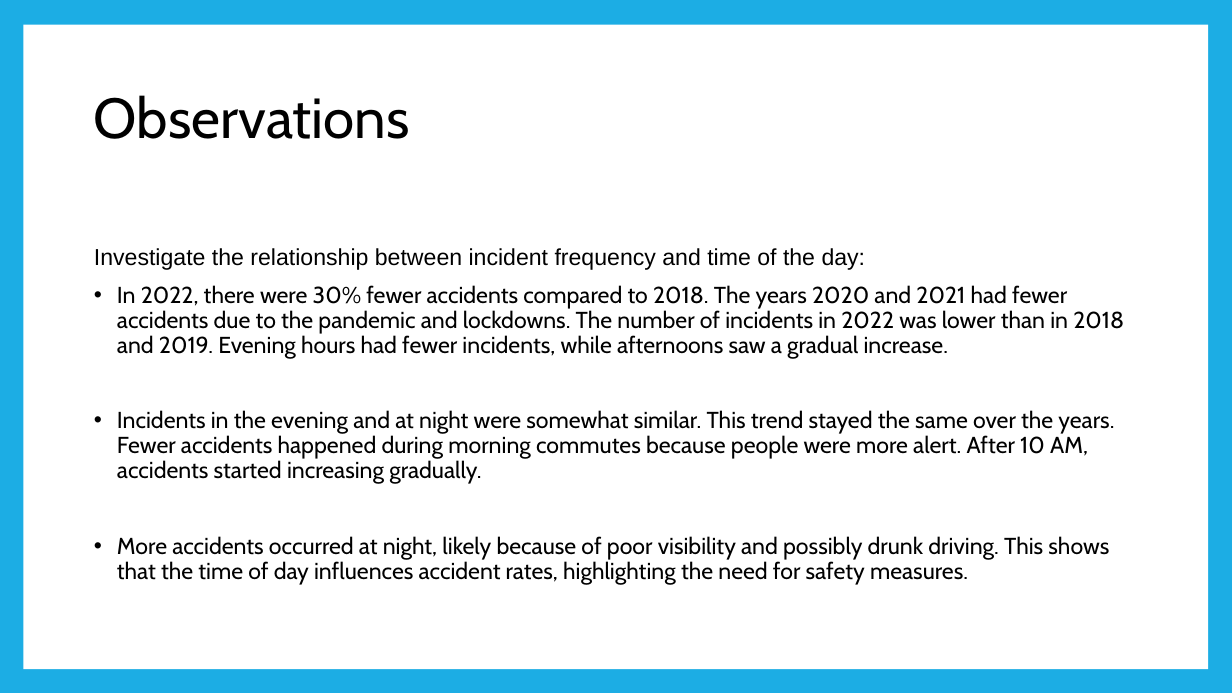
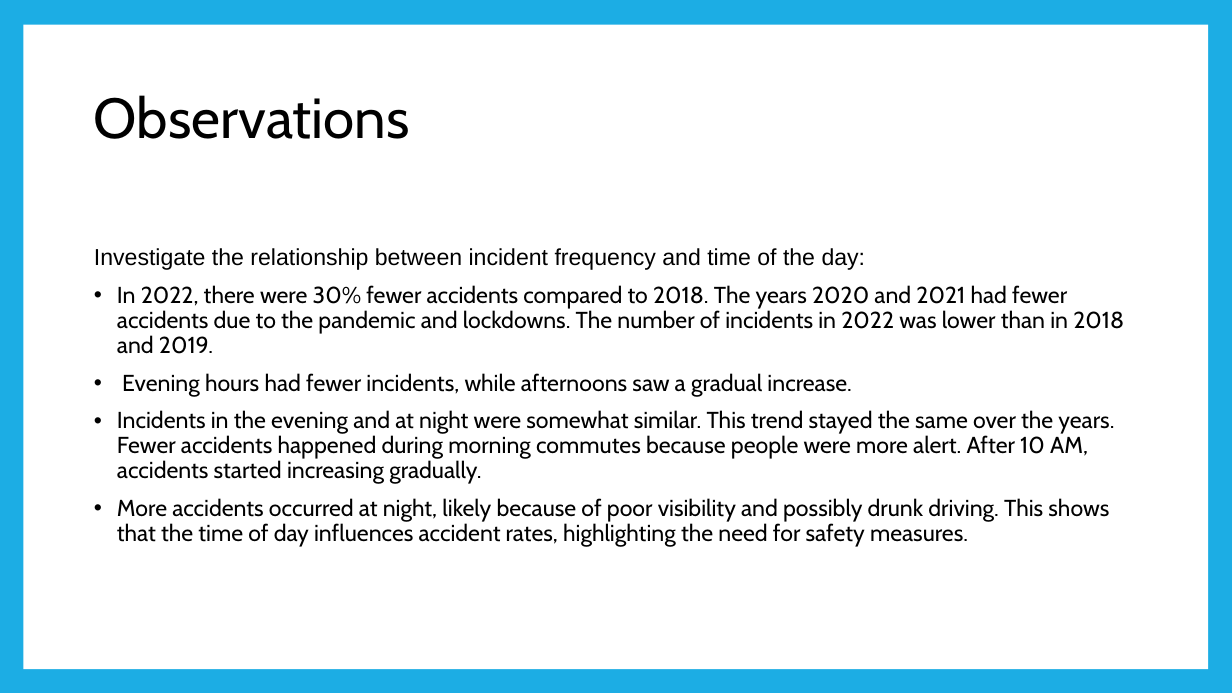
Before and after one commit to CharlesQuinn1/Trafic-Safety-Enhancement, a slide deck: slide 4 of Presentation/Sujatha.pptx (slide 6 before the commit). Drawn at 1232x693 pixels with LibreOffice and Linux fonts; fonts in the diff are those of the drawing. Boxes give left, top, right and bottom in pixels: in the first picture for what was removed or moved away, otherwise in the second. Text is boxed around its words. In the diff, an @@ line names an element or a change of style, - is before the commit and + after.

Commit message:
final updates

```diff
--- a/Presentation/Sujatha.pptx
+++ b/Presentation/Sujatha.pptx
@@ text at box(117, 285, 1124, 397): text changed @@
-• In 2022, there were 30% fewer accidents compared to 2018. The years 2020 and 2021 had fewer accidents due to the pandemic and lockdowns. The number of incidents in 2022 was lower than in 2018 and 2019. Evening hours had fewer incidents, while afternoons saw a gradual increase.
+• In 2022, there were 30% fewer accidents compared to 2018. The years 2020 and 2021 had fewer accidents due to the pandemic and lockdowns. The number of incidents in 2022 was lower than in 2018 and 2019.
+• Evening hours had fewer incidents, while afternoons saw a gradual increase.
```
Also in this commit, not shown: 4 slides removed.
